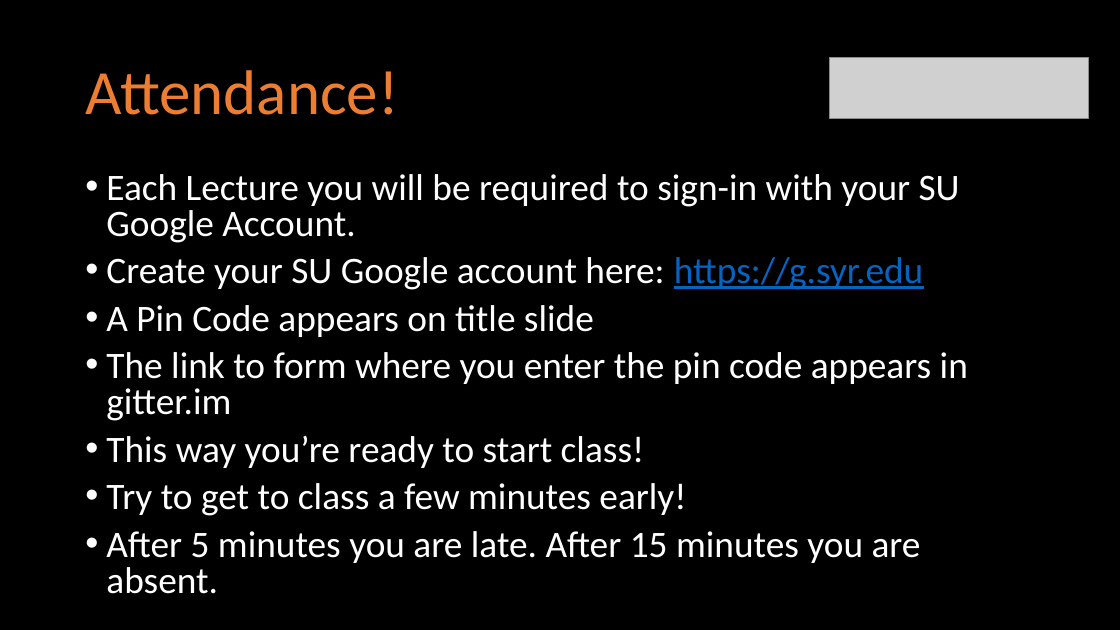
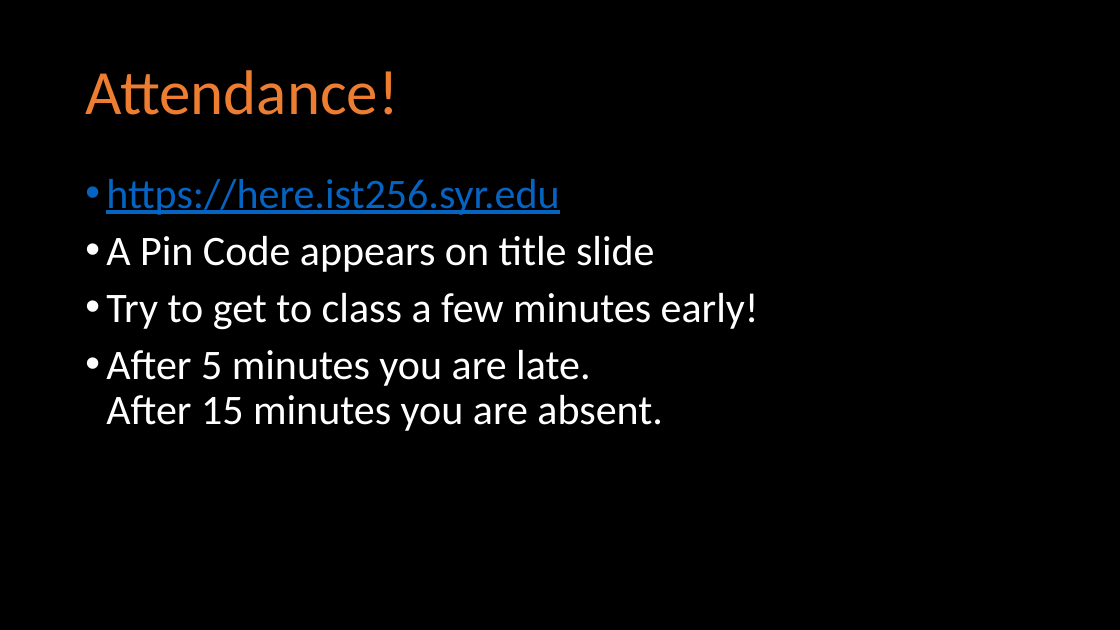
Before and after one commit to ist256/IST256.github.io, a slide deck: slide 24 of content/00/Course-Intro.pptx (slide 33 before the commit). Drawn at 1120x630 pixels with LibreOffice and Linux fonts; fonts in the diff are those of the drawing; grey boxes stand for pictures. Boxes give left, top, right and bottom in pixels: in the first picture for what was removed or moved away, otherwise in the second. Text is boxed around its words. In the diff, an @@ line names an element or a change of style, - is before the commit and + after.

```diff
--- a/content/00/Course-Intro.pptx
+++ b/content/00/Course-Intro.pptx
@@ picture removed at (x1=829, y1=58, x2=1088, y2=118) @@
@@ text at (x1=106, y1=179, x2=559, y2=215): text changed; size 32 to 36 pt; text colour #FFFFFF to #0563C1 @@
-• Each Lecture you will be required to sign-in with your SU Google Account.
-• Create your SU Google account here: https://g.syr.edu
+• https://here.ist256.syr.edu
@@ text at (x1=106, y1=236, x2=759, y2=431): size 32 to 36 pt in "A Pin Code appears on title slide", "Try to get to class a few ...", "After 5 minutes you are late. After ..."; line spacing 0.8 to 0.9 @@
@@ text at (x1=106, y1=352, x2=968, y2=468): paragraphs removed @@
-• The link to form where you enter the pin code appears in gitter.im
-• This way you’re ready to start class!
```
Also in this commit, not shown: 14 other slides changed, 2 slides added, 6 slides removed, 2 other files.
